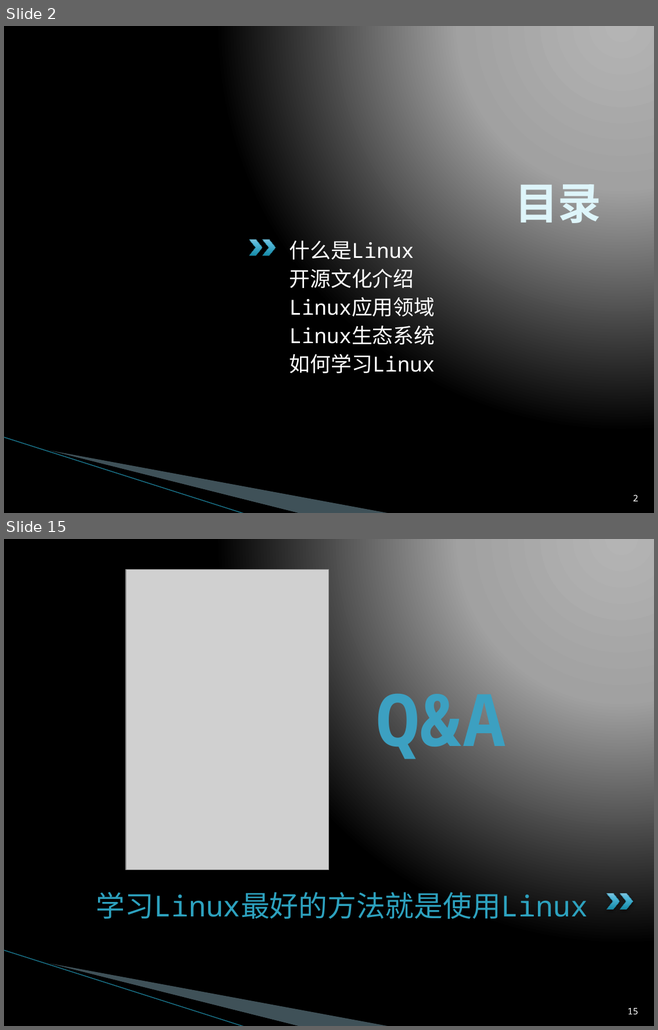
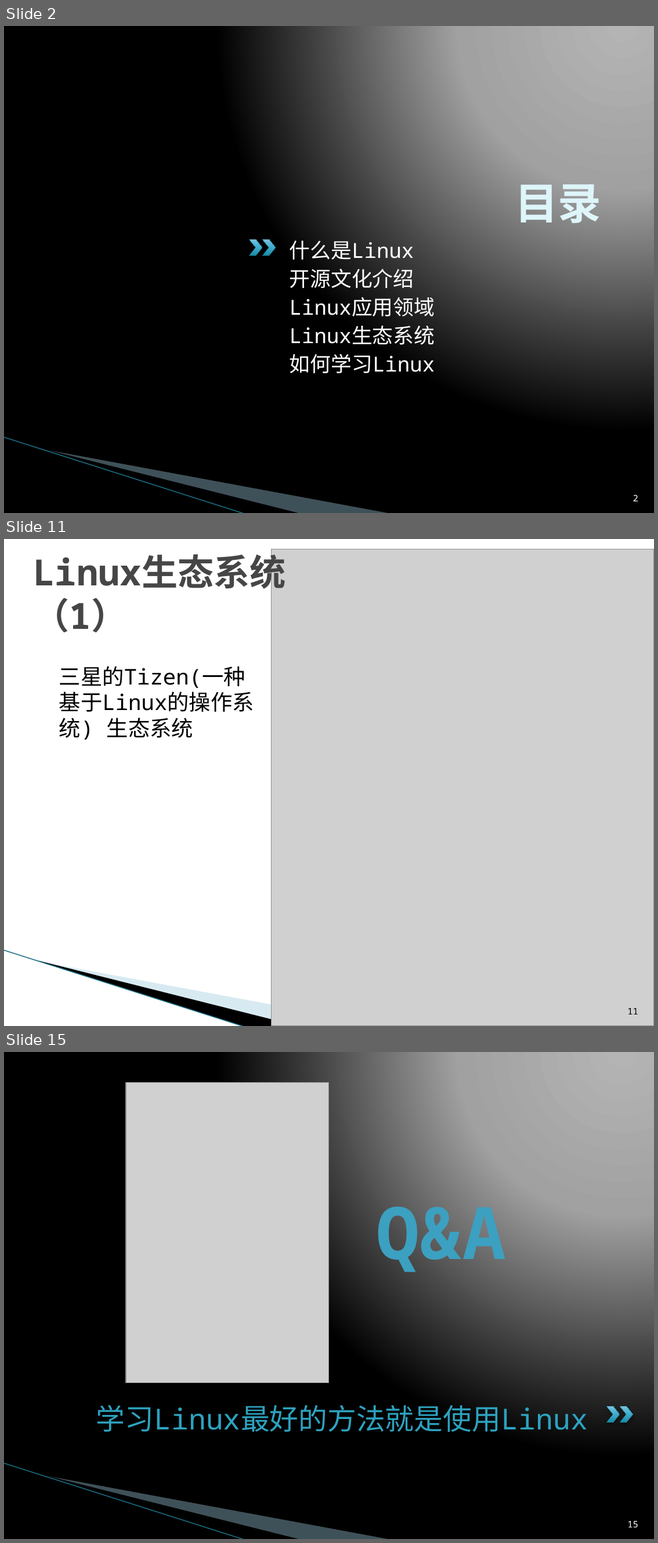
Before and after one commit to L3w1s-L1u/a_linux_prime, a slide deck: linux_introduction/Linux_Intro.pptx. Shown one above the other, each under a label of ours: slides 2 and 15 before the commit, slides 2, 11 and 15 after it; the slides between them are not shown. The pictures are 658x1030 and 658x1543 pixels, drawn with LibreOffice and Linux fonts; fonts in the diff are those of the drawing; grey boxes stand for pictures; background and template pictures are left out. Boxes give left, top, right and bottom in pixels: in the first picture for what was removed or moved away, otherwise in the second. Text is boxed around its words. In the diff, an @@ line names an element or a change of style, - is before the commit and + after.

```diff
--- a/linux_introduction/Linux_Intro.pptx
+++ b/linux_introduction/Linux_Intro.pptx
@@ slide 11 added at <box>4,539,654,1026</box>, background #FFFFFF; not listed: 3 template elements that a slide beside it also shows @@
@@ title added at <box>34,552,286,632</box>, 40 pt, text #464646, bold @@
+Linux生态系统（1）
@@ picture added at <box>271,549,654,1026</box> @@
@@ text added at <box>59,666,254,738</box>, 24 pt, text #000000 @@
+三星的Tizen(一种基于Linux的操作系统) 生态系统
@@ page number added at <box>627,1008,638,1015</box>, 10 pt, text #000000 @@
+11
```
Also in this commit, not shown: 11 slides changed, 1 other slide added, 1 slide removed, 2 other files.
